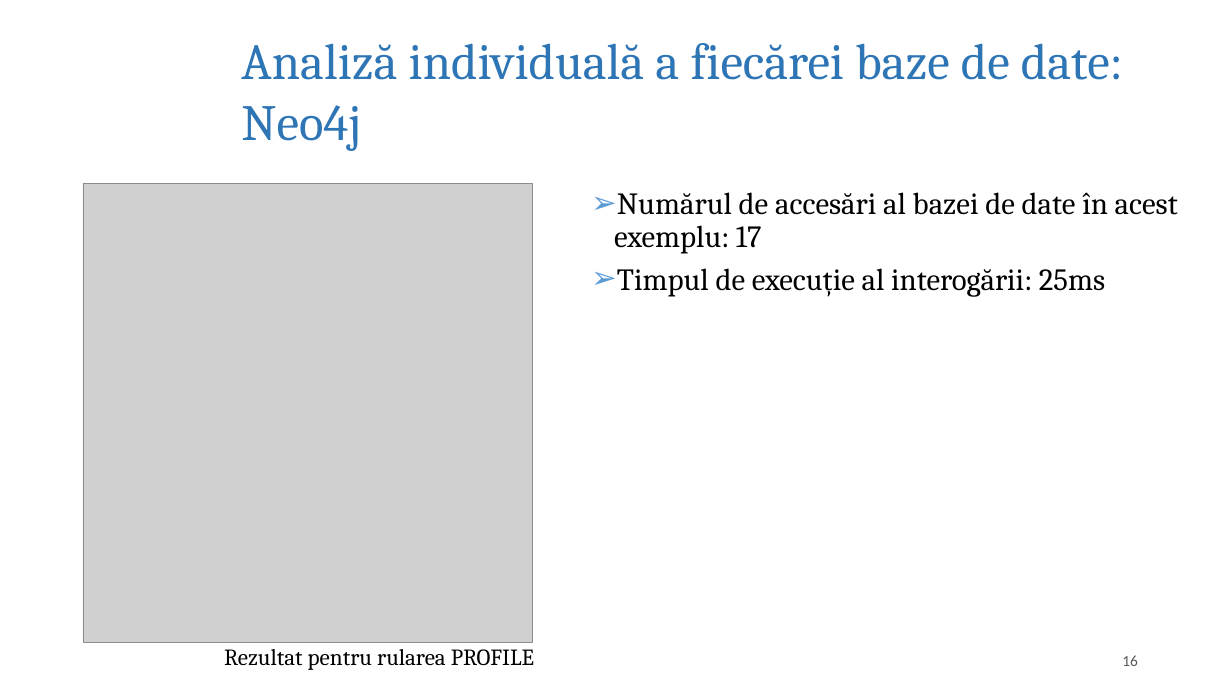
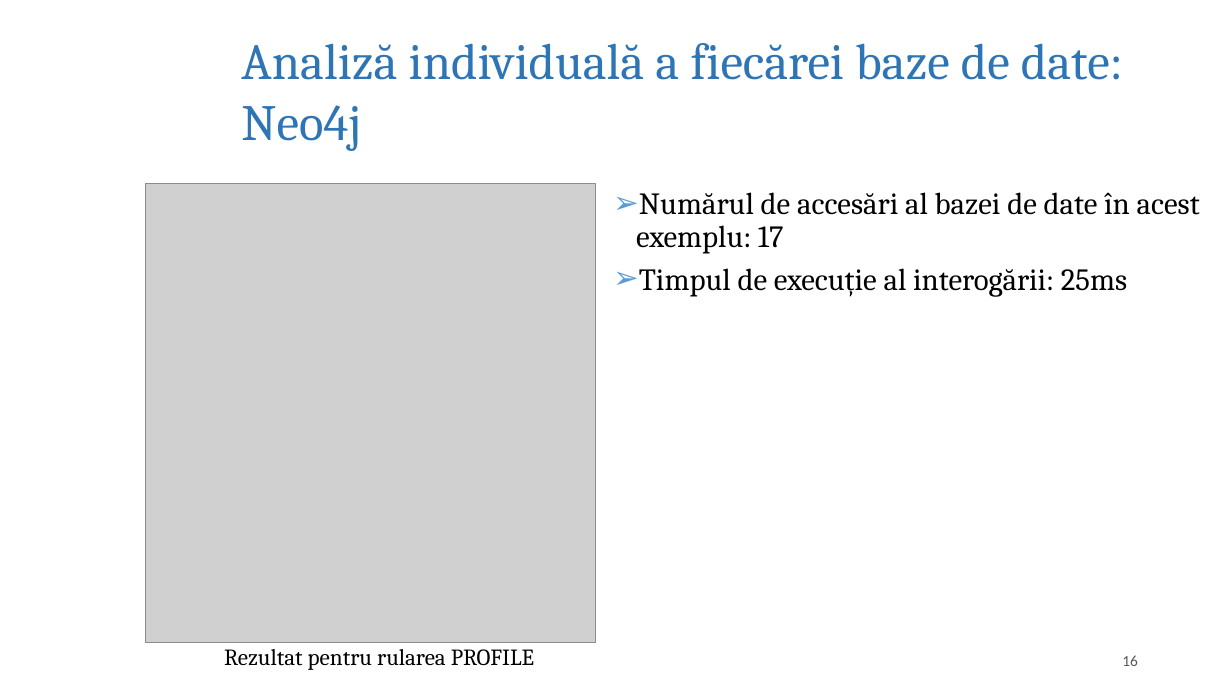
Before and after one commit to Elena-Lupu/GraphVsRDBMS_ArticleProject, a slide deck: slide 16 of Prezentare_LupuElena.pptx. Drawn at 1232x693 pixels with LibreOffice and Linux fonts; fonts in the diff are those of the drawing; grey boxes stand for pictures; background and template pictures are left out. Boxes give left, top, right and bottom in pixels: in the first picture for what was removed or moved away, otherwise in the second. Text is boxed around its words. In the diff, an @@ line names an element or a change of style, - is before the commit and + after.

```diff
--- a/Prezentare_LupuElena.pptx
+++ b/Prezentare_LupuElena.pptx
@@ picture: place and size @@
-picture at [83,183,533,642]
+picture at [145,183,595,642]
@@ text "Numărul de accesări al bazei ...": place and size @@
-text "Numărul de accesări al bazei ..." at [614,192,1178,297]
+text "Numărul de accesări al bazei ..." at [636,192,1200,297]
```
Also in this commit, not shown: 12 other slides changed, 1 other file.
